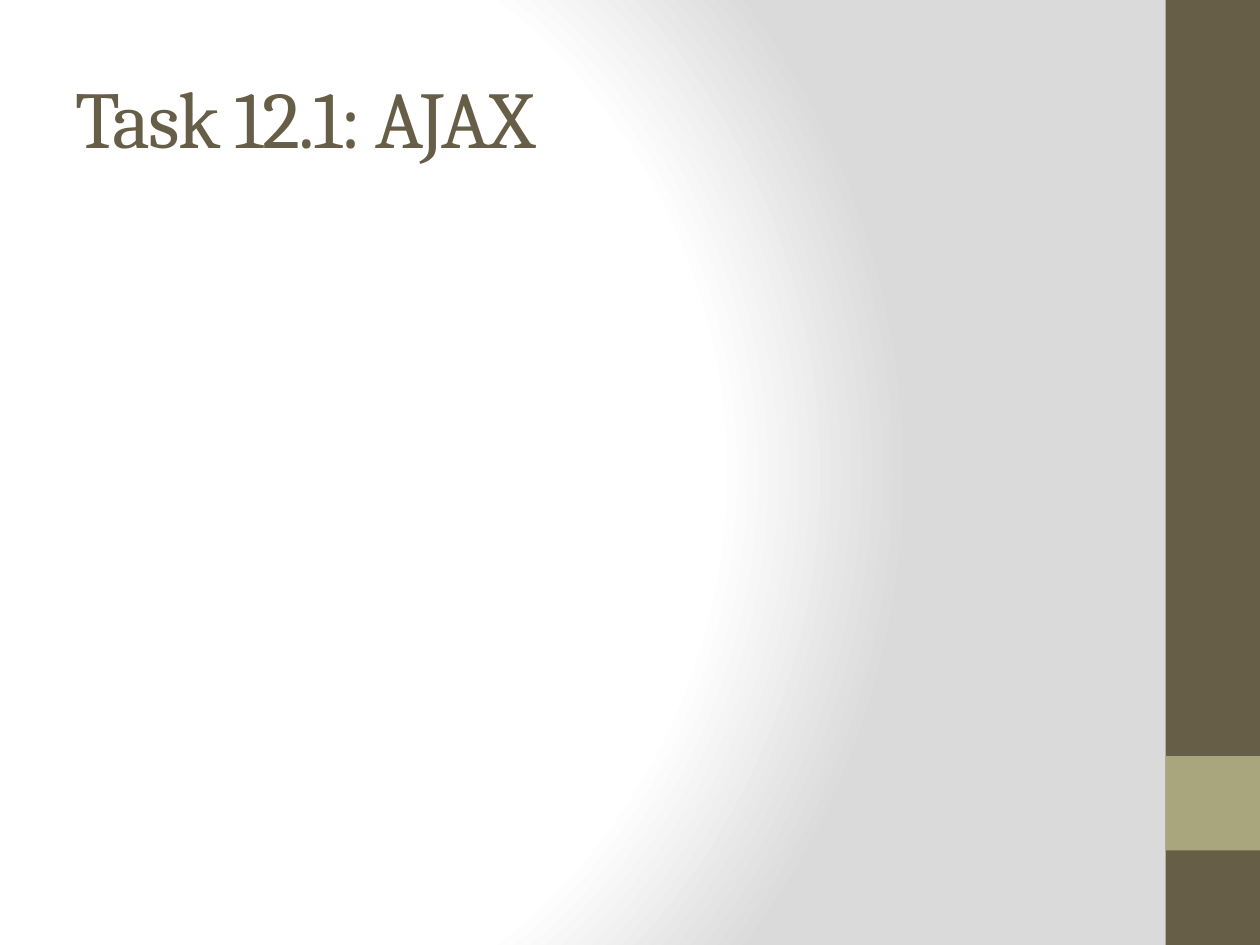
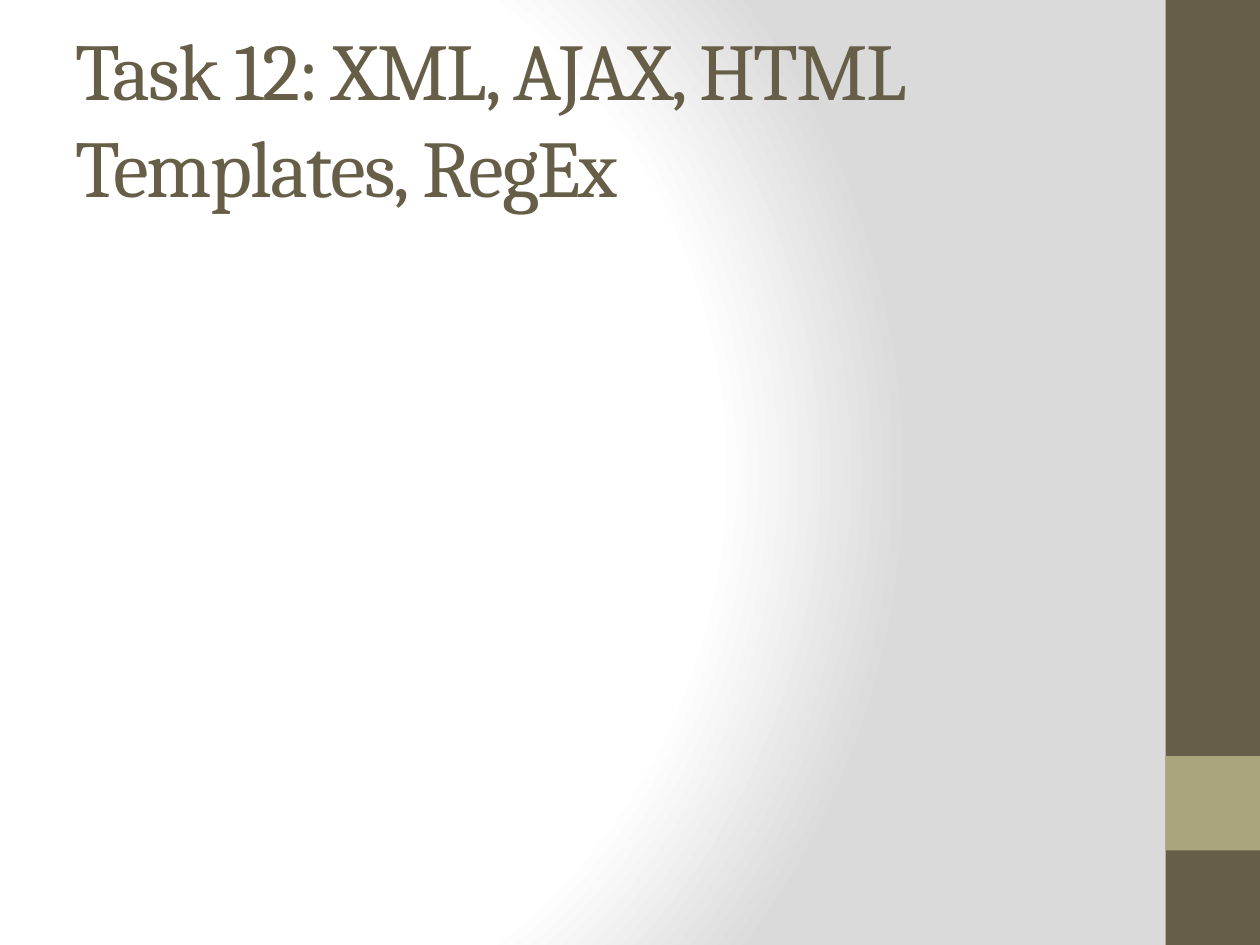
Before and after one commit to kochm8/ch.bfh.bti7054.w2014.p.beerwebshop, a slide deck: slide 15 of doc/Präsentation.pptx (slide 9 before the commit). Drawn at 1260x945 pixels with LibreOffice and Linux fonts; fonts in the diff are those of the drawing. Boxes give left, top, right and bottom in pixels: in the first picture for what was removed or moved away, otherwise in the second. Text is boxed around its words. In the diff, an @@ line names an element or a change of style, - is before the commit and + after.

```diff
--- a/doc/Präsentation.pptx
+++ b/doc/Präsentation.pptx
@@ title at (76, 44, 906, 215): text changed @@
-Task 12.1: AJAX
+Task 12: XML, AJAX, HTML Templates, RegEx
```
Also in this commit, not shown: 4 other slides changed, 7 slides added, 1 slide removed, 1 other file.
